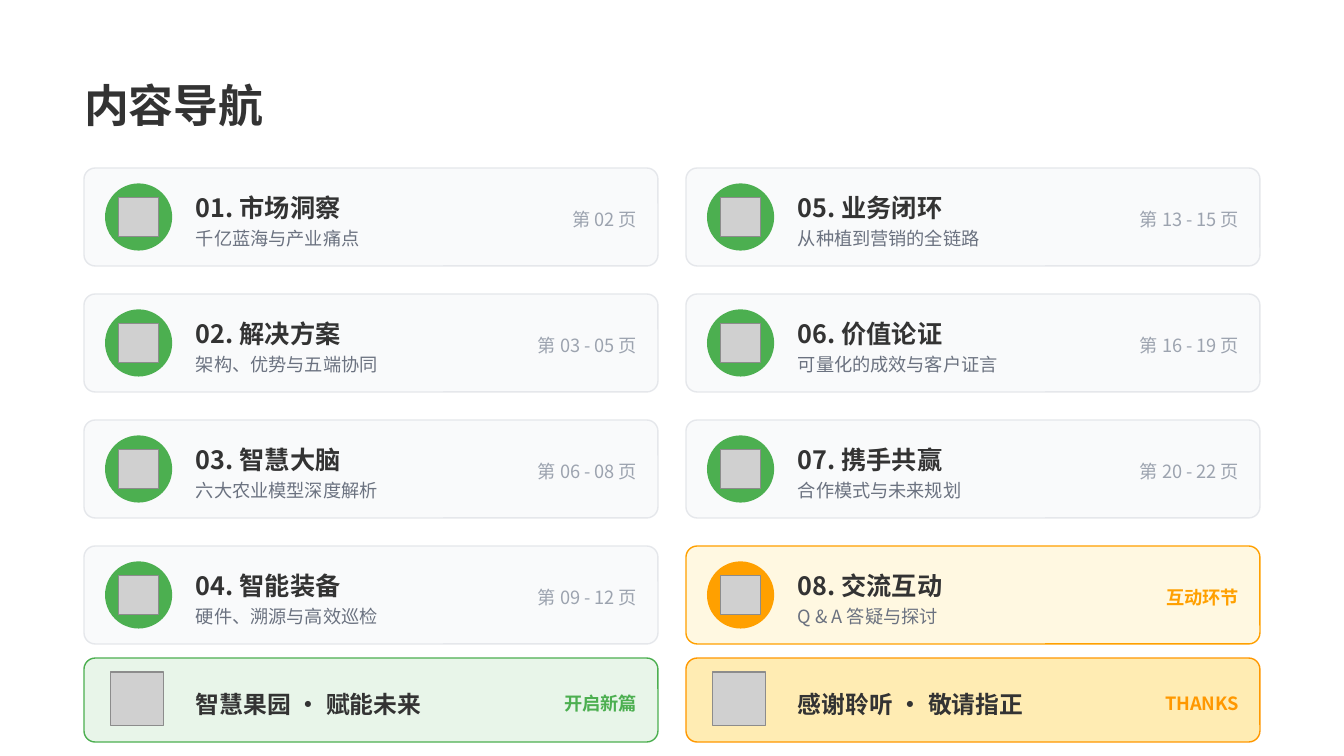
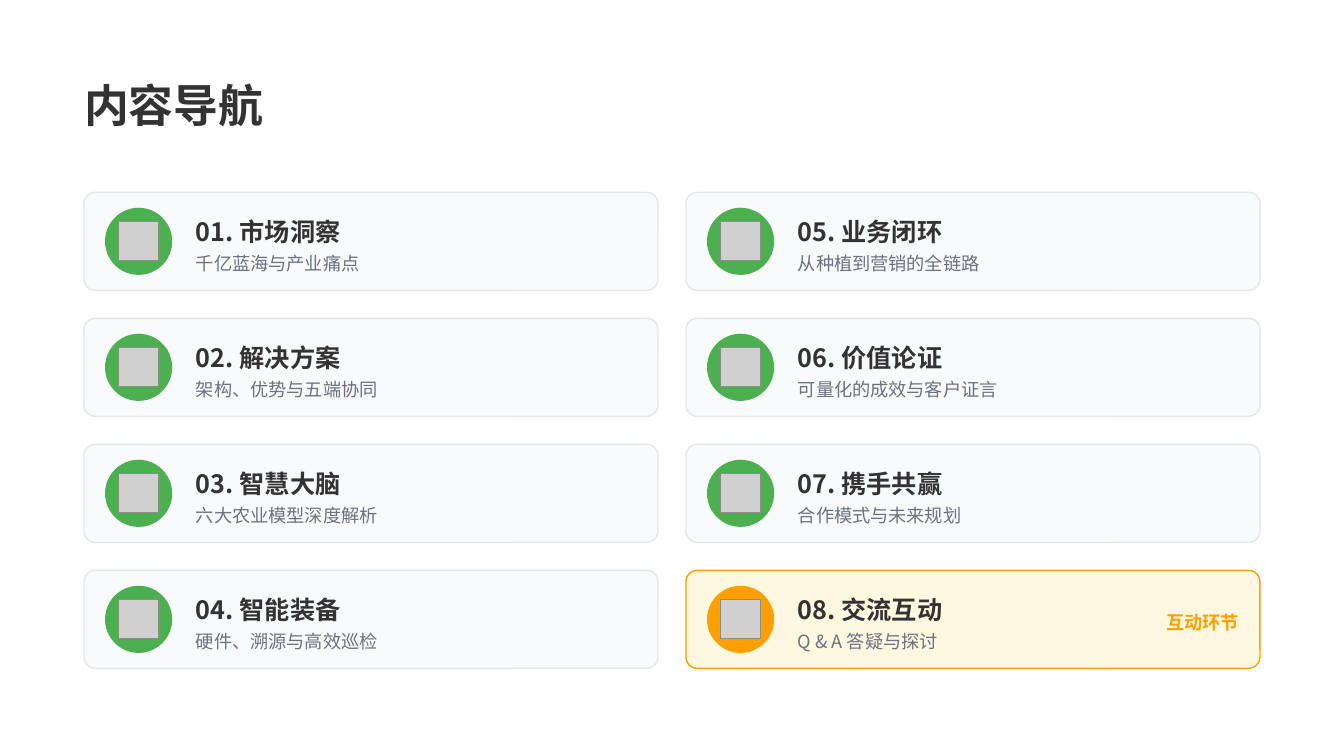
Before and after one commit to user007a/project, a slide deck: slide 2 of pro_smartorchard/docs/产品宣传稿.pptx. Drawn at 1344x756 pixels with LibreOffice and Linux fonts; fonts in the diff are those of the drawing; grey boxes stand for pictures. Boxes give left, top, right and bottom in pixels: in the first picture for what was removed or moved away, otherwise in the second. Text is boxed around its words. In the diff, an @@ line names an element or a change of style, - is before the commit and + after.

```diff
--- a/pro_smartorchard/docs/产品宣传稿.pptx
+++ b/pro_smartorchard/docs/产品宣传稿.pptx
@@ text removed at (x1=572, y1=211, x2=637, y2=227) @@
-第 02 页
@@ text removed at (x1=1140, y1=211, x2=1239, y2=227) @@
-第 13 - 15 页
@@ text removed at (x1=538, y1=337, x2=637, y2=353) @@
-第 03 - 05 页
@@ text removed at (x1=1140, y1=337, x2=1239, y2=353) @@
-第 16 - 19 页
@@ text removed at (x1=538, y1=463, x2=637, y2=479) @@
-第 06 - 08 页
@@ text removed at (x1=1140, y1=463, x2=1239, y2=479) @@
-第 20 - 22 页
@@ text removed at (x1=538, y1=589, x2=637, y2=605) @@
-第 09 - 12 页
@@ 9 texts, 8 pictures, 8 rounded rectangles, 8 ellipses moved together from (x1=84, y1=168, x2=1260, y2=644) to (x1=84, y1=193, x2=1260, y2=668) @@
@@ rounded rectangle removed at (x1=84, y1=658, x2=657, y2=742) @@
@@ rounded rectangle removed at (x1=687, y1=658, x2=1260, y2=742) @@
@@ picture removed at (x1=111, y1=673, x2=164, y2=726) @@
@@ text removed at (x1=196, y1=688, x2=421, y2=718) @@
-智慧果园 · 赋能未来
@@ picture removed at (x1=713, y1=673, x2=766, y2=726) @@
@@ text removed at (x1=564, y1=694, x2=637, y2=712) @@
-开启新篇
@@ text removed at (x1=798, y1=692, x2=1023, y2=715) @@
-感谢聆听 · 敬请指正
@@ text removed at (x1=1165, y1=696, x2=1239, y2=710) @@
-THANKS
```
Also in this commit, not shown: 5 other slides changed.
